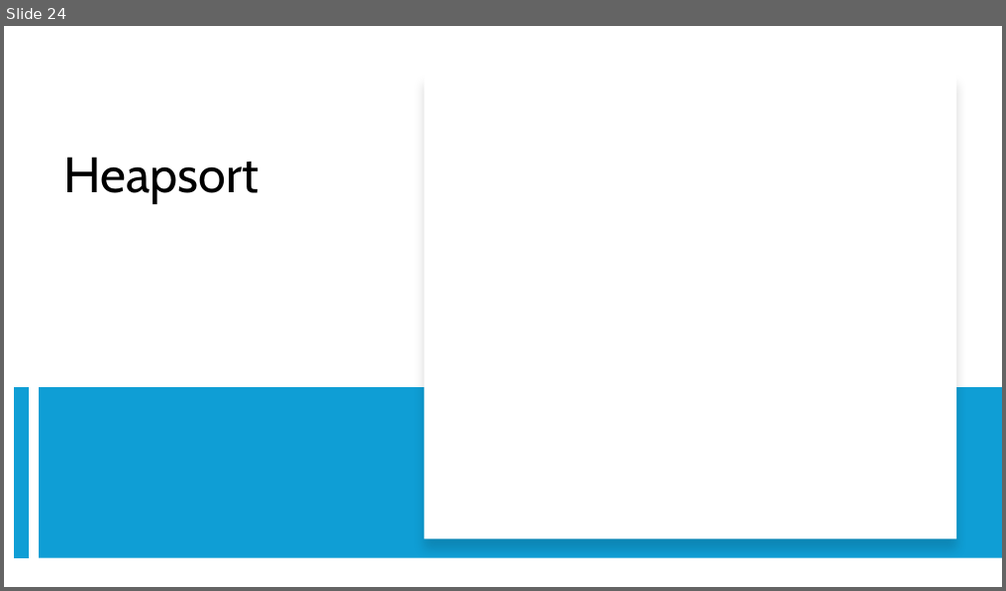
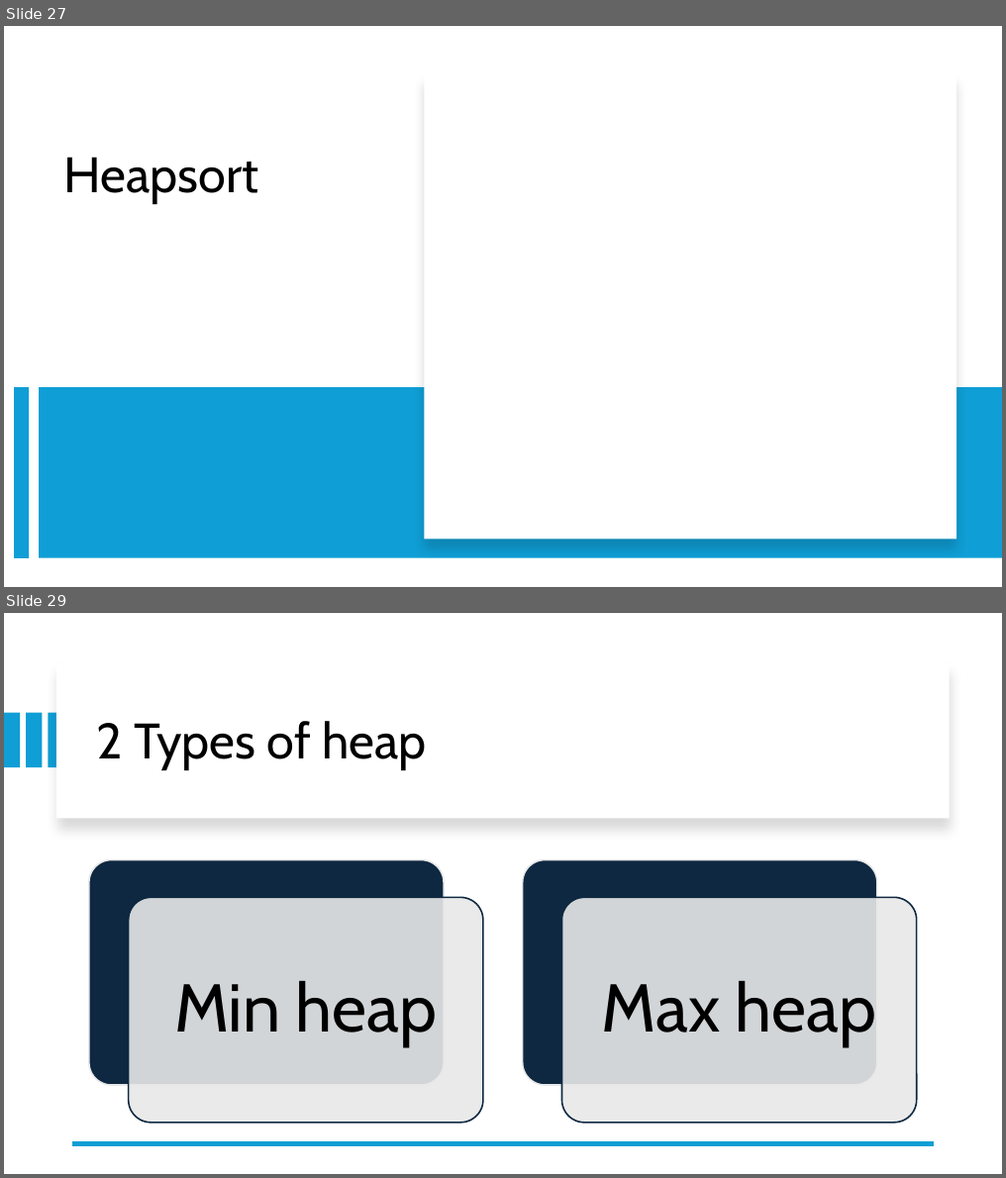
Before and after one commit to RobertNagy299/dsa-i-teaching, a slide deck: MyOwnPresentations/Sorting_Algorithms_V.pptx. Shown one above the other, each under a label of ours: slide 24 before the commit, slides 27 and 29 after it; the slides between them are not shown. The pictures are 1006x591 and 1006x1178 pixels, drawn with LibreOffice and Linux fonts; fonts in the diff are those of the drawing; grey boxes stand for pictures. Boxes give left, top, right and bottom in pixels: in the first picture for what was removed or moved away, otherwise in the second. Text is boxed around its words. In the diff, an @@ line names an element or a change of style, - is before the commit and + after.

Commit message:
Add heapsort and heap explanation to 5th presentation

```diff
--- a/MyOwnPresentations/Sorting_Algorithms_V.pptx
+++ b/MyOwnPresentations/Sorting_Algorithms_V.pptx
@@ slide 29 added at [4, 613, 1002, 1174], background #FFFFFF @@
@@ rectangle added at [56, 663, 949, 818], fill #FFFFFF @@
@@ rectangle added at [4, 713, 20, 768], fill #0F9ED5 @@
@@ rectangle added at [26, 713, 42, 768], fill #0F9ED5 @@
@@ rectangle added at [49, 713, 63, 768], fill #0F9ED5 @@
@@ title added at [97, 721, 426, 769], 48 pt, text #000000 @@
+2 Types of heap
@@ group added at [89, 861, 917, 1123]: 4 rounded rectangles, 2 texts @@
+Min heap
+Max heap
@@ line added from (934, 1144) to (73, 1144), #0F9ED5 4.5 pt @@
@@ what was slide 24 is now slide 27 @@
```
Also in this commit, not shown: 3 slides changed, 43 other slides added, 1 slide removed.
